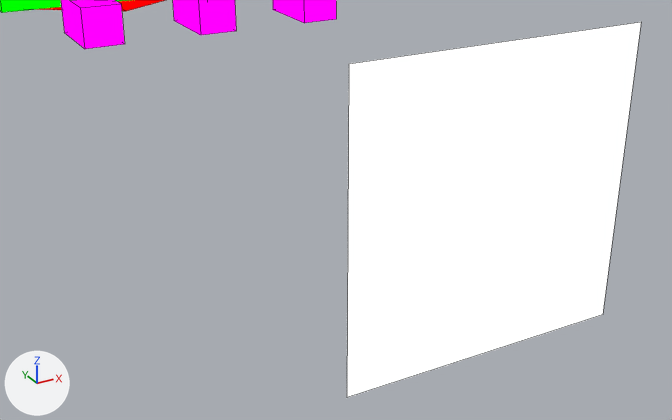
The Blender file assets-source/blender/motion/spinosaurus-roar.blend as it was, and as the next commit left it.
Before and after are seen from a camera (50 mm lens) standing at (92.57, -33.57, 27.48) and looking at (94.84, -29.45, 25.42). The lights are fixed; the arrows at lower left show +X, +Y and +Z. The picture after the commit comes second. Mesh edges are drawn as thin lines.

Names of what the first picture shows: 'DinoTycoon_Motion_spinosaurus_roar_eye', 'DinoTycoon_Motion_spinosaurus_roar_jaw', 'DinoTycoon_Motion_spinosaurus_roar_tooth0', 'DinoTycoon_Motion_spinosaurus_roar_tooth1', 'DinoTycoon_Motion_spinosaurus_roar_tooth2' and 1 more.
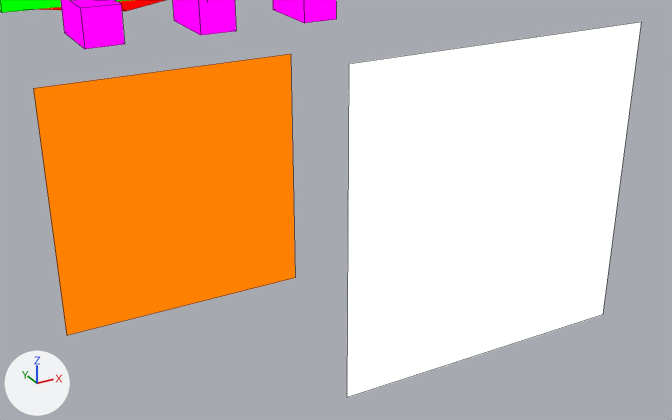
What differs and where, as boxes (x1, y1, x2, y2) in the pictures (672 x 420 px):
```json
{"object": "DinoTycoon_Motion_spinosaurus_roar_eye_white", "change": "added", "after": [33, 54, 295, 335], "on screen": "orange"}
```

Scene script edits in JSON lines:
```json
{"op": "add", "block": "mat_dinotycoon_role_y", "code": ["mat_dinotycoon_role_y = emission_material('DinoTycoon_Role_Y')", "mat_dinotycoon_role_y.base_color = (1.0, 0.216, 0.0)  # orange #ff8000"]}
{"op": "add", "block": "me_dinotycoon_motion_spinosaurus_roar_sample_eye_white", "code": ["me_dinotycoon_motion_spinosaurus_roar_sample_eye_white = bpy.data.meshes.new('DinoTycoon_Motion_spinosaurus_roar_sample_eye_white')", "me_dinotycoon_motion_spinosaurus_roar_sample_eye_white.from_pydata([(93.4, -29.0, 26.2), (94.8, -29.0, 26.2), (94.8, -29.0, 24.8), (93.4, -29.0, 24.8), (93.4, -29.0, 26.2), (94.8, -29.0, 26.2), (94.8, -29.0, 24.8), (93.4, -29.0, 24.8)], [], [(3, 2, 1, 0), (4, 5, 6, 7), (0, 1, 5, 4), (1, 2, 6, 5), (2, 3, 7, 6), (3, 0, 4, 7)])", "me_dinotycoon_motion_spinosaurus_roar_sample_eye_white.materials.append(mat_dinotycoon_role_y)  # orange #ff8000"]}
{"op": "add", "block": "ob_dinotycoon_motion_spinosaurus_roar_eye_white", "code": ["ob_dinotycoon_motion_spinosaurus_roar_eye_white = bpy.data.objects.new('DinoTycoon_Motion_spinosaurus_roar_eye_white', me_dinotycoon_motion_spinosaurus_roar_sample_eye_white)", "ob_dinotycoon_motion_spinosaurus_roar_eye_white.location = (0.0, 0.0, 0.0)"]}
```
